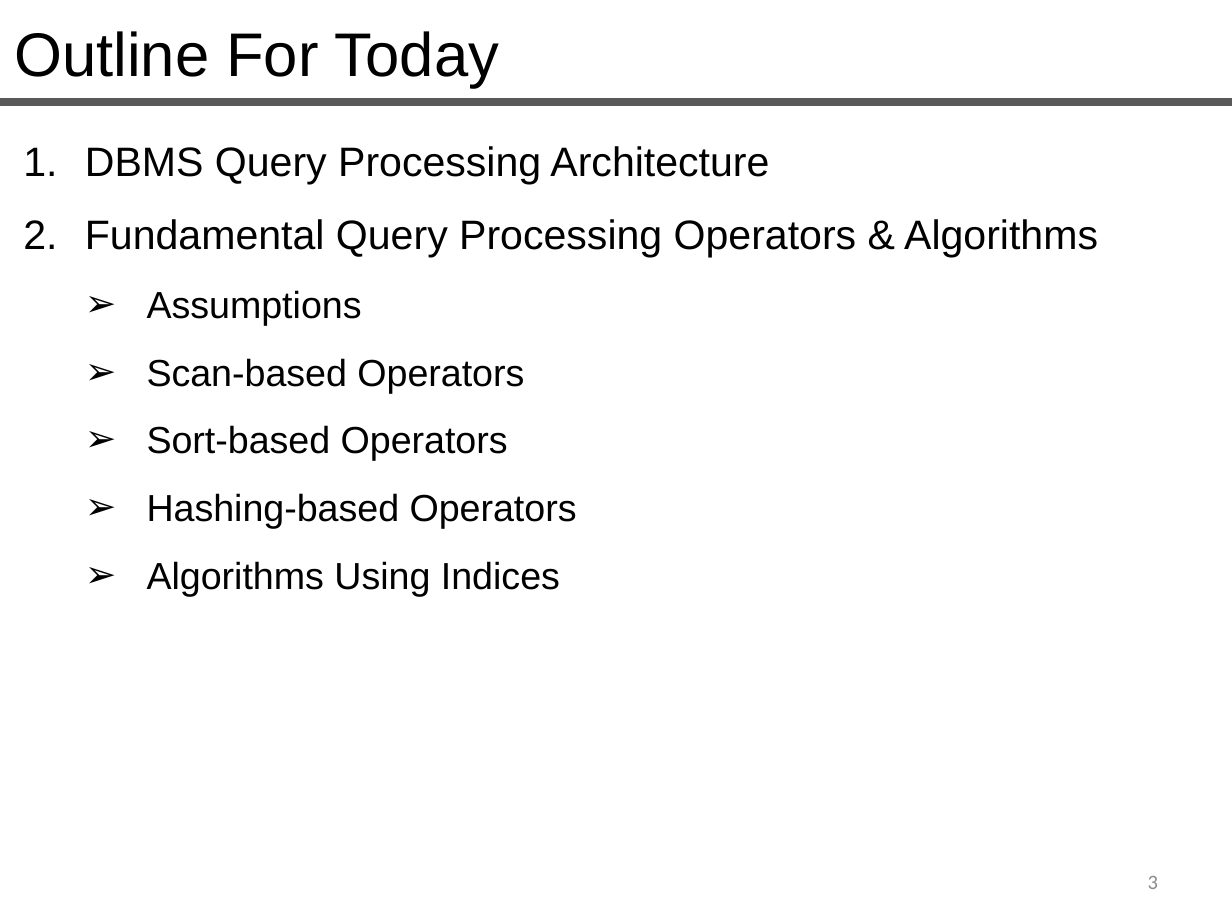
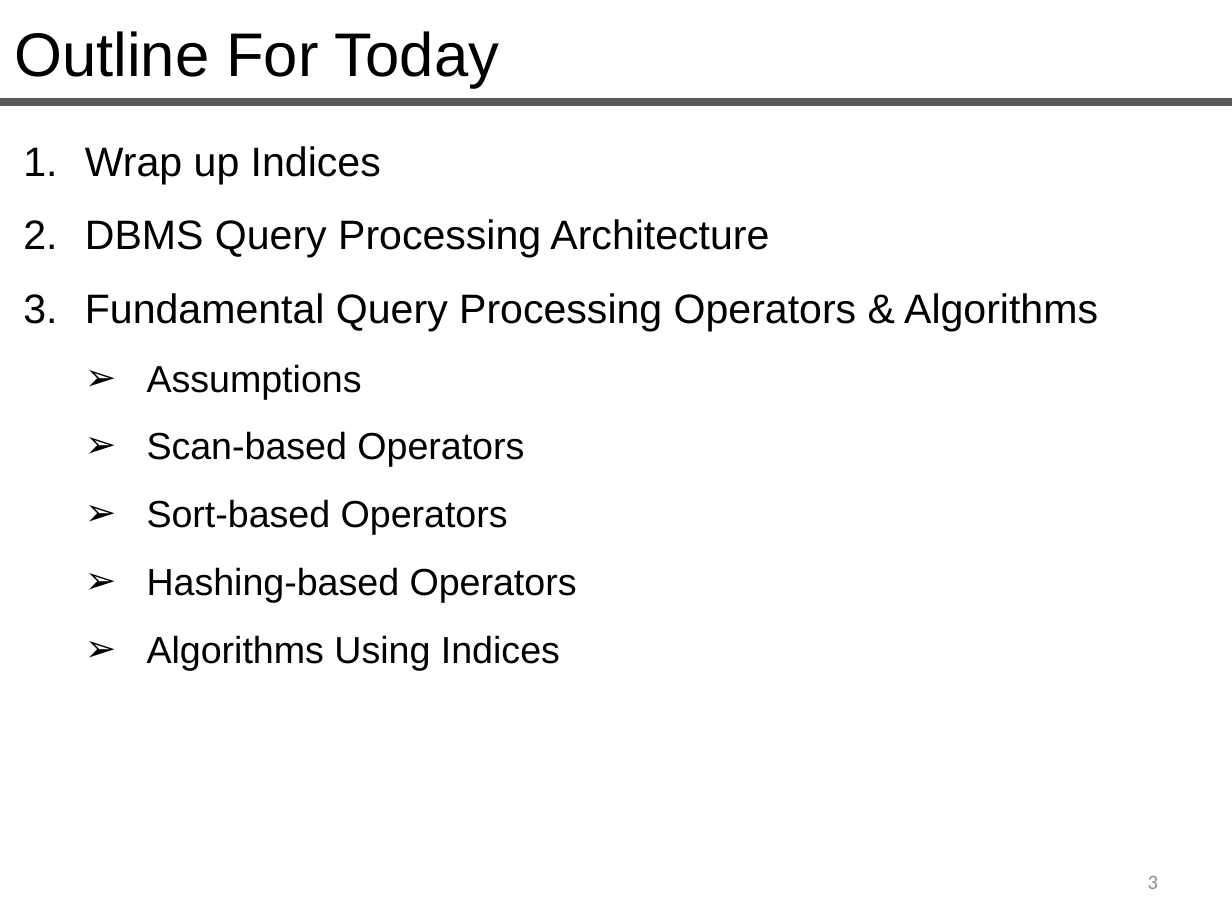
Before and after one commit to queryproc/slides, a slide deck: slide 3 of 13-14-query-processing.pptx. Drawn at 1232x924 pixels with LibreOffice and Linux fonts; fonts in the diff are those of the drawing. Boxes give left, top, right and bottom in pixels: in the first picture for what was removed or moved away, otherwise in the second. Text is boxed around its words. In the diff, an @@ line names an element or a change of style, - is before the commit and + after.

```diff
--- a/13-14-query-processing.pptx
+++ b/13-14-query-processing.pptx
@@ text at (x1=85, y1=146, x2=381, y2=184): paragraph added @@
+1. Wrap up Indices
```
Also in this commit, not shown: 7 other slides changed, 14 slides added, 1 other file.
